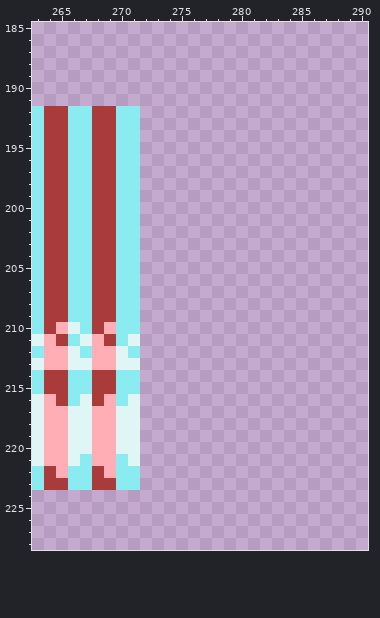
Two versions of one pixel-art file, resources/textures/OverworldTileset.aseprite. That is the earlier state.
512x512 pixels, 1 frame. Colours within 5 levels of each other are drawn and written as one. Shown: x 263..290, y 185..228.
Once edited:
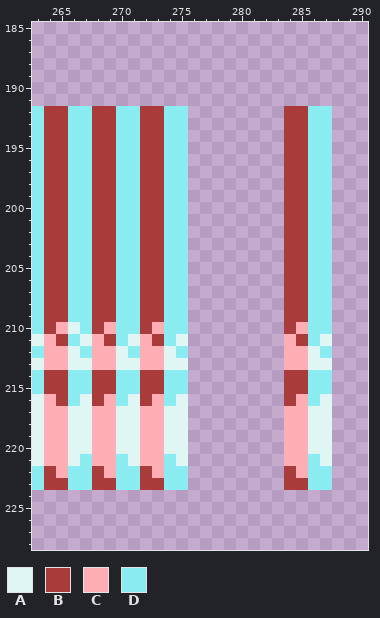
Palette (. is transparent): A #dff6f5  B #a93b3b  C #ffaeb6  D #8aebf1
What changed:
The author put colour A in row 211 at x 275 and 287; in row 212 at x 274 and 286; in row 213 at x 274 to 275 and 286 to 287; in row 216 at x 275 and 287; in rows 217 to 220 at x 274 to 275 and 286 to 287; in row 221 at x 275 and 287.
The author put colour B in rows 192 to 209 at x 272 to 273 and 284 to 285; in row 210 at x 272 and 284; in row 211 at x 273 and 285; in rows 214 to 215 at x 272 to 273 and 284 to 285; in row 216 at x 272 and 284; in row 222 at x 272 and 284.
The author put colour B in row 223 at x 272 to 273 and 284 to 285.
The author put colour C in row 210 at x 273 and 285; in row 211 at x 272 and 284; in rows 212 to 213 at x 272 to 273 and 284 to 285; in row 216 at x 273 and 285; in rows 217 to 221 at x 272 to 273 and 284 to 285; in row 222 at x 273 and 285.
The author put colour D in rows 192 to 210 at x 274 to 275 and 286 to 287; in row 211 at x 274 and 286; in row 212 at x 275 and 287; in rows 214 to 215 at x 274 to 275 and 286 to 287; in row 216 at x 274 and 286; in row 221 at x 274 and 286.
The author put colour D in rows 222 to 223 at x 274 to 275 and 286 to 287.
Where, in picture pixels (left, top, right, bottom), the same in both pictures:
added: (140, 106, 188, 490)
added: (284, 106, 332, 490)
